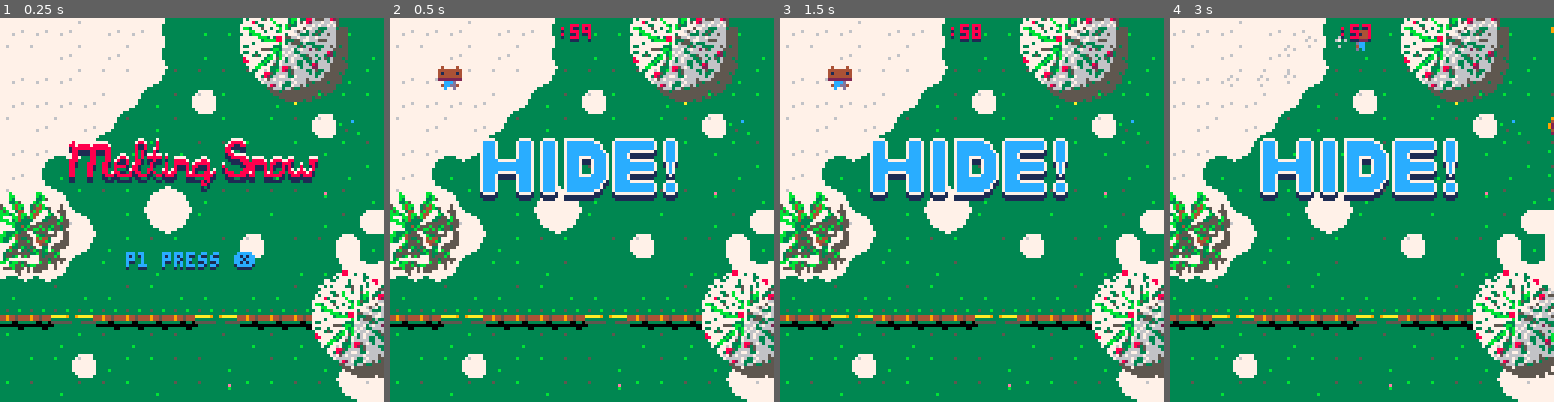
Above: before the commit, frames 1-4 (left to right).
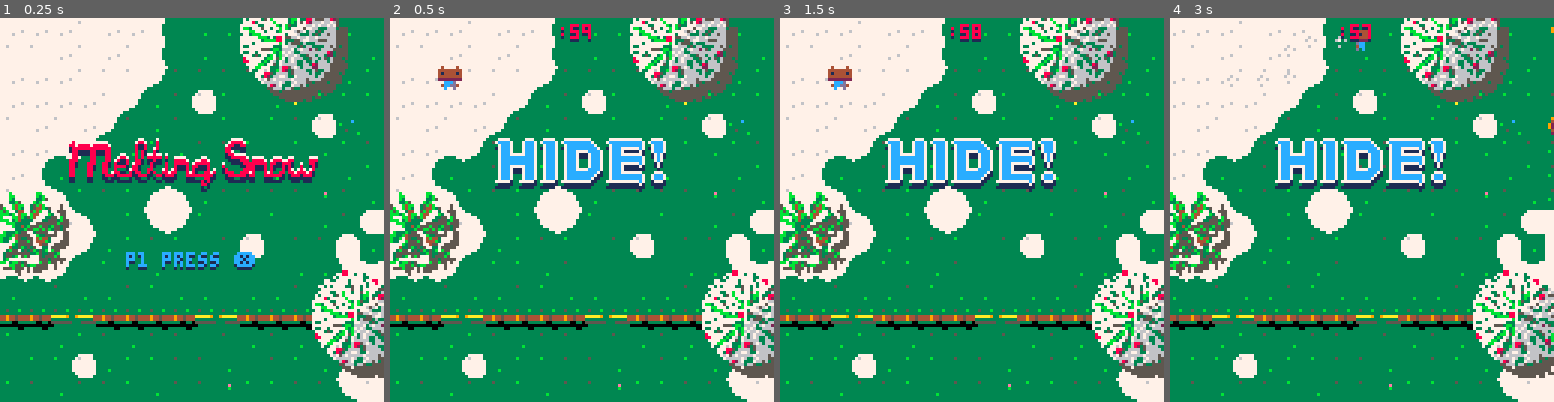
Above: after the commit, the same moments.

Repository: ElectricToy/pico-8
Game: PICO-8 cartridge snow.p8
Same seed, same stepped clock (60 frames per second), same inputs: the game is played once before the commit and once after it.
Inputs:
- Up to frame 1 (0.25 s): no input
- Up to frame 2 (0.5 s): tap X (X key) at 0.33 s
- Up to frame 3 (1.5 s): tap X (X key) at 1.07 s
- Up to frame 4 (3 s): hold Right 1.6-2.1 s; tap X (X key) at 1.85, 2.97 s; hold Up 2.15-2.42 s; hold Right from 2.47 s (still down)

Frame 1 is identical in both runs. In frame 2, 5.5% of the frame differs, in the area x 23-75%, y 31-48%; in frame 3, 5.5%; in frame 4, 5.6%.

Commit message:
Improved titles.

Diff:
--- a/snow.p8
+++ b/snow.p8
@@ -1038,13 +1038,15 @@
 end
 
 function barehideannouncement( basex, basey )
-	spr( 192, basex, basey, 6, 3 )
-	spr( 203, basex + 8 * 6 - 4, basey, 2, 3 )
-	spr( 198, basex + 8 * 7 + 5, basey, 1, 3 )
+	spr( 192, basex, basey, 2, 2 )
+	spr( 194, basex + 8 * 2 - 1, basey, 1, 2 )
+	spr( 195, basex + 8 * 3 - 2, basey, 2, 2 )
+	spr( 197, basex + 8 * 5 - 3, basey, 2, 2 )
+	spr( 199, basex + 8 * 7 - 5, basey, 1, 2 )
 end
 
 function hideannouncement()
-	local basex = 30
+	local basex = 35
 	local basey = 40
 
 	drawshadowed( 0, 2, function( x, y )
@@ -1059,26 +1061,25 @@
 		end
 	end
 
-	spr( 199, basex, basey, 2, 3 )
+	spr( 200, basex, basey, 2, 2 )		-- S
+	spr( 202, basex + 8 * 5 + 2, basey, 2, 2 )		-- K
 
 	if recolor == nil then
 		pal( 12, 8, 0 )
 	end
-	spr( 203, basex + 8 * 2, basey, 2, 3 )
-	spr( 203, basex + 8 * 4, basey, 2, 3 )
-	spr( 198, basex + 8 * 8, basey, 1, 3 )
+	spr( 197, basex + 8 * 2 - 2, basey, 2, 2 )		-- E
+	spr( 197, basex + 8 * 4 - 4, basey, 2, 2 )		-- E
+	spr( 199, basex + 8 * 7 , basey, 1, 3 )		-- !
 
 	if recolor == nil then
 		pal()
 	end
 
-	spr( 201, basex + 8 * 6, basey, 2, 3 )
-
 	pal()
 end
 
 function seekannouncement()
-	local basex = 30
+	local basex = 35
 	local basey = 40
 
 	bareseekannouncement( basex, basey + 2, 1 )
Not shown, changed: 19 lines of the sprite sheet (__gfx__) section of snow.p8
